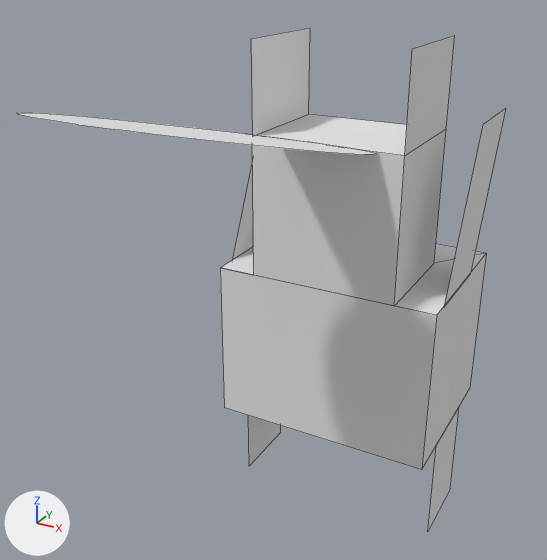
The Blender file android/assets/robot5/_pre_production/robot5.blend as it was, and as the next commit left it.
Rendered twice from a camera (50 mm lens) standing at (2.45, -5.92, 0.65) and looking at (-0.31, -0.91, -1.86). The axes (+X, +Y, +Z) are drawn at lower left. The lights are the same throughout. Mesh edges are drawn as thin lines.

Names of what the first picture shows: 'robot5'.
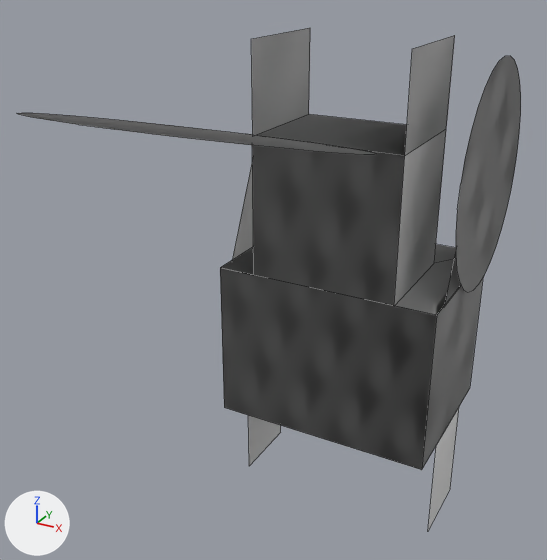
Commit message: Updated robot5 model

Edits to the bpy script that builds the scene:
```text
Change mat_robot5:
    remove n0 = _N.new('ShaderNodeOutputMaterial'); n0.name = 'Material Output.002'
    remove n1 = _N.new('ShaderNodeBsdfDiffuse'); n1.name = 'Diffuse BSDF.001'
    remove _L.new(n1.outputs[0], n0.inputs[0])  # 'BSDF' to 'Surface'
    add n2 = _N.new('ShaderNodeOutputMaterial'); n2.name = 'Material Output'
    add n3 = _N.new('ShaderNodeBsdfDiffuse'); n3.name = 'Diffuse BSDF'
    add n4 = _N.new('ShaderNodeTexCoord'); n4.name = 'Texture Coordinate'
    add n5 = _N.new('ShaderNodeTexMagic'); n5.name = 'Magic Texture'
    add _L.new(n3.outputs[0], n2.inputs[0])  # 'BSDF' to 'Surface'
    add _L.new(n4.outputs[2], n3.inputs[2])  # 'UV' to 'Normal'
    add _L.new(n5.outputs[1], n3.inputs[1])  # 'Factor' to 'Roughness'
Change me_cube:
    where me_cube.from_pydata(...)  # 76 vertices, 23 faces; spans x -1.0..1.02, y -0.94..3.32, z -2.46..1.99
    used by ob_robot5; location = (0.0, 0.0, -2.462); rotation_euler = (3.142, 0.0, 0.0), in degrees (180, 0, 0)
    me_cube part 1: the loose piece of 32 vertices spanning x -0.98..1.02, y 1.38..3.32, z -2.37..-1.91 is copied, and the copy is multiplied about its middle by the matrix ((-0.006, 0.229, 0.973), (-0.01, 0.973, -0.229), (-1.0, -0.012, -0.004)), then moved by (1.03, -2.84, 0.83); it spans x 1.04..1.05, y -1.49..0.51, z -2.31..-0.31
```

Where the change shows, as pixel boxes (x1, y1, x2, y2) in the pictures (547 x 560 px):
'robot5', surface changed, reshaped: before (17, 28, 505, 530); after (17, 28, 521, 530)
part 1 of me_cube, added: after (456, 56, 521, 292)
